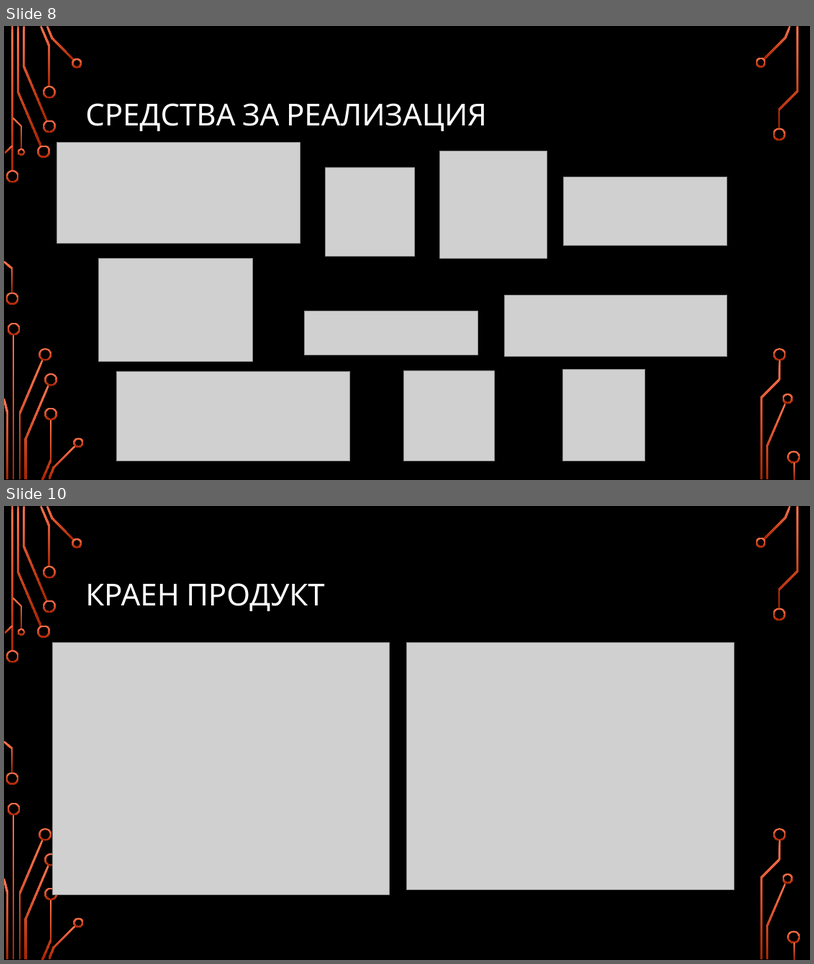
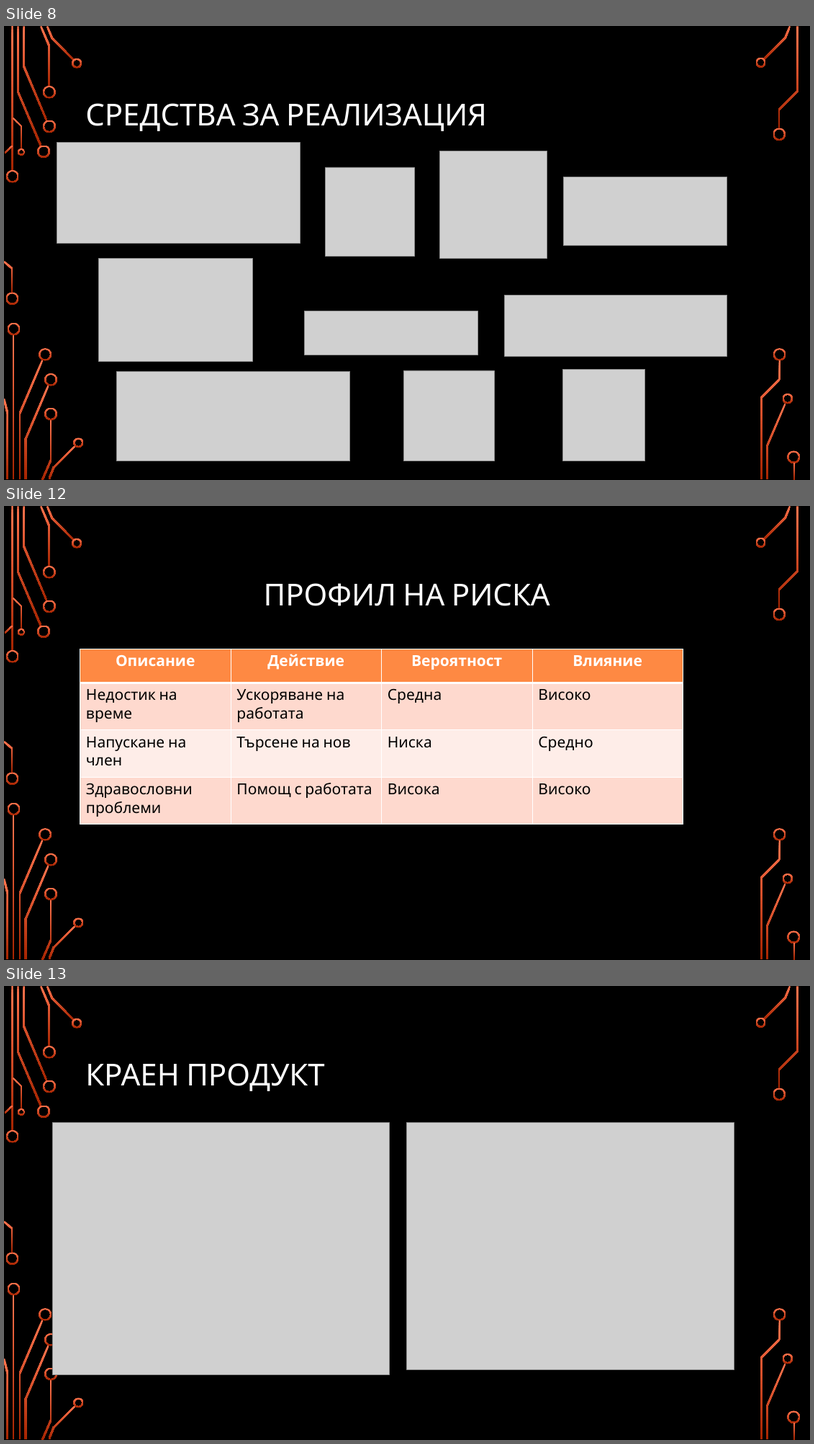
Before and after one commit to KaloyanANDSlavyan/Car-Search-System, a slide deck: Presentation.pptx. Shown one above the other, each under a label of ours: slides 8 and 10 before the commit, slides 8, 12 and 13 after it; the slides between them are not shown. The pictures are 814x964 and 814x1444 pixels, drawn with LibreOffice and Linux fonts; fonts in the diff are those of the drawing; grey boxes stand for pictures; background and template pictures are left out. Boxes give left, top, right and bottom in pixels: in the first picture for what was removed or moved away, otherwise in the second. Text is boxed around its words. In the diff, an @@ line names an element or a change of style, - is before the commit and + after.

```diff
--- a/Presentation.pptx
+++ b/Presentation.pptx
@@ slide 12 added at box(4, 506, 810, 960), background picture (left out); not listed: 36 template elements that a slide beside it also shows @@
@@ title added at box(264, 583, 550, 606), 36 pt, text #FFFFFF @@
+ПРОФИЛ НА РИСКА
@@ table added at box(80, 649, 683, 824), 4 rows, 4 columns @@
+Описание | Действие | Вероятност | Влияние
+Недостик на време | Ускоряване на работата | Средна | Високо
+Напускане на член | Търсене на нов | Ниска | Средно
+Здравословни проблеми | Помощ с работата | Висока | Високо
@@ what was slide 10 is now slide 13 @@
```
Also in this commit, not shown: 2 slides changed, 4 other slides added, 5 other files.
